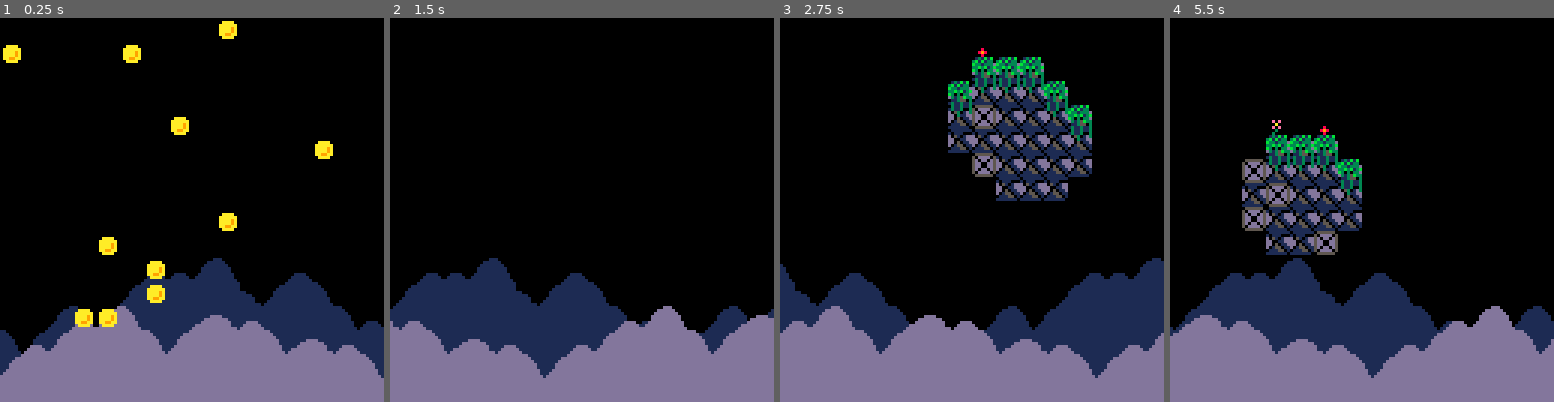
Above: before the commit, frames 1-4 (left to right).
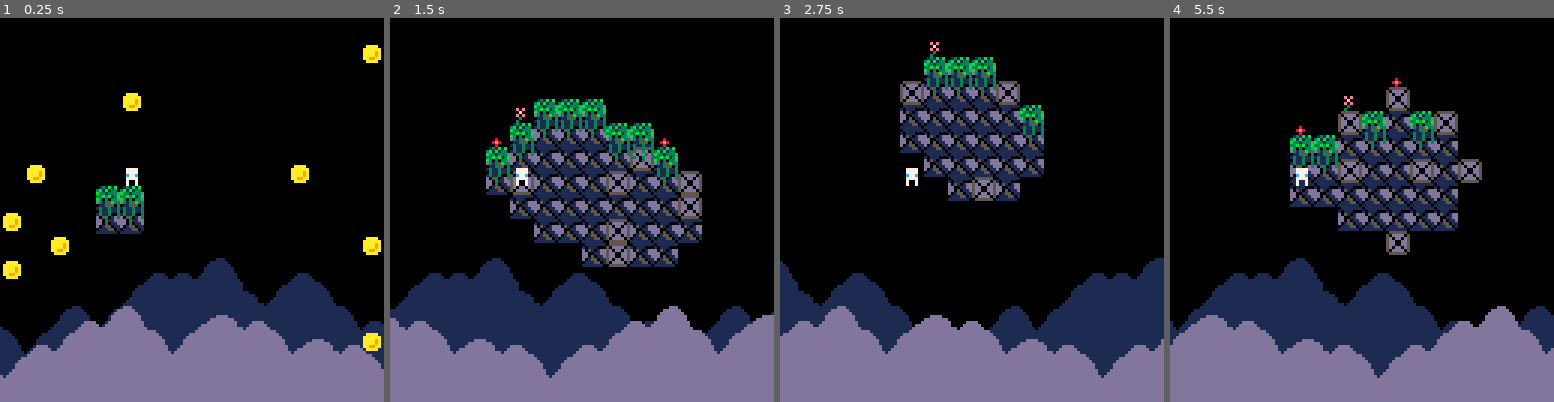
Above: after the commit, the same moments.

Repository: rdelos747/pico8
Game: PICO-8 cartridge jumper.p8
The game is run twice, just before and just after one commit, with the same random seed, the same clock (stepped at 60 frames per second) and the same inputs.
Inputs:
- Up to frame 1 (0.25 s): no input
- Up to frame 2 (1.5 s): tap X (X key) at 0.33, 1.07 s
- Up to frame 3 (2.75 s): hold Right 1.6-2.1 s; tap X (X key) at 1.85 s; hold Right from 2.47 s (still down)
- Up to frame 4 (5.5 s): tap X (X key) at 2.97, 4.08, 5.2 s; release Right at 3.03 s; hold Left 3.08-3.58 s; hold Right 4.02-4.68 s; hold Left from 5.08 s (still down)

The runs differ from the first frame. In frame 1, 7.1% of the frame differs, in the area x 0-100%, y 0-94%; in frame 2, 16%, in the area x 0-100%, y 21-94%; in frame 3, 11%; in frame 4, 14%.

Commit message:
Fri Jul  5 16:06:26 EDT 2019

Diff:
--- a/jumper.p8
+++ b/jumper.p8
@@ -88,6 +88,7 @@
 	scroll=0
 	init_parallax()
 	init_level()
+	init_player()
 end
 
 -- ==========
@@ -99,11 +100,14 @@
 	rectfill(0,0,128,128,0)
 	map(0,0,0,-64,16,16)
 	draw_parallax()
+
 	if scroll==0 then
 		draw_level()
 	else
 		draw_scroll()
 	end
+
+	draw_player()
 end
 
 -- ==========
@@ -114,8 +118,47 @@
 	update_parallax()
 	if scroll>0 then
 		update_scroll()
+	else
+		update_player()
 	end
 	if(btnp(5))init_scroll()
+end
+
+-- ==========
+-- player
+-- ===================
+function init_player()
+	--player_start_points should be
+	-- initialized by now
+	local idx=rand(1,#player_start_points)
+	local pt=player_start_points[idx]
+	pp={
+		x=pt.i*8,
+		y=pt.j*8,
+		drr=0, -- -1:left,1:right
+		tm=0
+	}
+end
+
+function draw_player()
+	spr(33+pp.drr,pp.x,pp.y)
+	if pp.tm>0 then
+	spr(36+(flr(pp.tm)%2),
+		pp.x,pp.y)
+	else
+		spr(35,pp.x,pp.y)
+	end
+end
+
+function update_player()
+	pp.drr=0
+	if(btn(⬅️))pp.drr=-1
+	if(btn(➡️))pp.drr=1
+	if pp.drr==0 then
+		pp.tm=0
+	else
+		pp.tm+=0.2
+	end
 end
 
 -- ==========
@@ -149,28 +192,39 @@
 	-- solids assigned 1, then are
 	-- set to a terrain or passive
 	-- value.
-	level={}
-	for j=0,ymax-1 do
-		level[j]={}
-	for i=0,xmax-1 do
-		level[j][i]=0
-
-		if j>cell_pad_v and
-					j<ymax-(1+cell_pad_v) and
-					i>cell_pad_h and
-					i<xmax-(1+cell_pad_h) then
-			if chance(cell_chance) then
-				level[j][i]=1
+	local too_small=true
+	while too_small do
+		level={}
+		for j=0,ymax-1 do
+			level[j]={}
+		for i=0,xmax-1 do
+			level[j][i]=0
+
+			if j>cell_pad_v and
+						j<ymax-(1+cell_pad_v) and
+						i>cell_pad_h and
+						i<xmax-(1+cell_pad_h) then
+				if chance(cell_chance) then
+					level[j][i]=1
+				end
 			end
-		end
-	end end
-
-	cell_auto()
+		end end
+
+		too_small = cell_auto()
+		-- cell_auto will return if
+		-- level is too small. if so,
+		-- restart this process
+	end
 	add_terrain()
 	add_coins()
 end
 
 function add_terrain()
+	-- player_start_points is onlu
+	-- used on ititial player
+	-- placement
+	player_start_points={}
+
 	for j=1,ymax-2 do
 	for i=1,xmax-2 do
 		--if solid
@@ -186,6 +240,10 @@
 				if chance(10) then
 					level[j][i]=ter_bloc
 				end
+				--add potential start point
+				add(player_start_points,{
+					j=j-1,i=i
+				})
 				--add flower
 				if chance(30) then
 					level[j-1][i]=
@@ -224,6 +282,13 @@
 		end end
 		level=copy_table(a)
 	end
+	-- check if empty level
+	local num=0
+	for j=0,ymax-1 do
+	for i=0,xmax-1 do
+		num+=level[j][i]
+	end end
+	return num<1
 end
 
 function get_surr(j,i)
@@ -389,12 +454,13 @@
 0111550150dddd050111550150dddd0501135503008980000003000000aaaa00000aa000000aa000000aa0000000000000000000000000000000000000000000
 11111110055555501111111005555550131131130008000000300000000000000000000000000000000000000000000000000000000000000000000000000000
 00000000000000000000000000000000000000000000000000000000000000000000000000000000000000000000000000000000000000000000000000000000
-0000000000000000000000000000000000000000000000000000000000aaaa00000aa000000aa000000aa0000000000000000000000000000000000000000000
-000000000000000000000000000000000000000000000000000000000aaaaaa000aaaa00000aa00000aaaa000000000000000000000000000000000000000000
-000000000000000000000000000000000000000000000000000000000aaaa9a000aa9a00000aa00000a9aa000000000000000000000000000000000000000000
-000000000000000000000000000000000000000000000000000000000aaaa9a000aa9a00000aa00000a9aa000000000000000000000000000000000000000000
-000000000000000000000000000000000000000000000000000000000aa99aa000a9aa00000aa00000aa9a000000000000000000000000000000000000000000
-0000000000000000000000000000000000000000000000000000000000aaaa00000aa000000aa000000aa0000000000000000000000000000000000000000000
+00000000000000000000000000000000000000000000000000000000000000000000000000000000000000000000000000000000000000000000000000000000
+00777700007777000077770000000000000000000000000000000000000000000000000000000000000000000000000000000000000000000000000000000000
+00777700007777000077770000000000000000000000000000000000000000000000000000000000000000000000000000000000000000000000000000000000
+00c7c70000c77c00007c7c0000000000000000000000000000000000000000000000000000000000000000000000000000000000000000000000000000000000
+00777700007777000077770000000000000000000000000000000000000000000000000000000000000000000000000000000000000000000000000000000000
+00000000000000000000000000700700007007000070070000000000000000000000000000000000000000000000000000000000000000000000000000000000
+00000000000000000000000000700700007000000000070000000000000000000000000000000000000000000000000000000000000000000000000000000000
 
 
 
